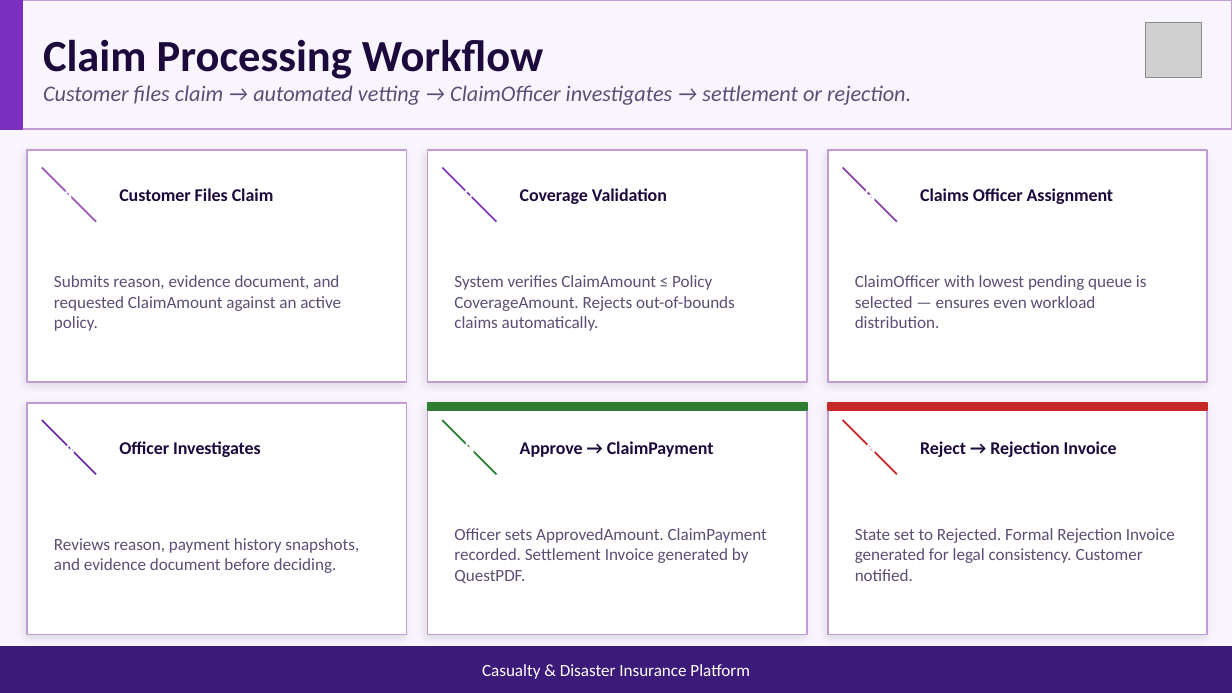
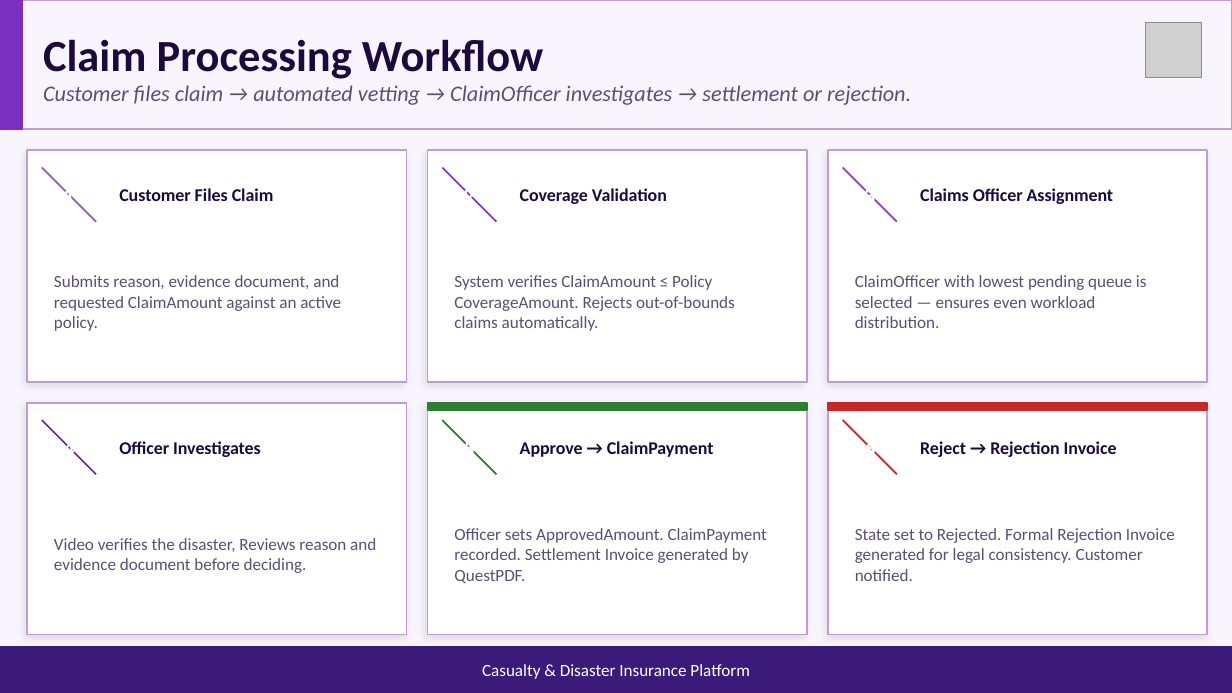
Before and after one commit to goutham4126/GOUTHAM, a slide deck: slide 10 of documents/insurance_capstone.pptx. Drawn at 1232x693 pixels with LibreOffice and Linux fonts; fonts in the diff are those of the drawing; grey boxes stand for pictures. Boxes give left, top, right and bottom in pixels: in the first picture for what was removed or moved away, otherwise in the second. Text is boxed around its words. In the diff, an @@ line names an element or a change of style, - is before the commit and + after.

Commit message:
documents update

```diff
--- a/documents/insurance_capstone.pptx
+++ b/documents/insurance_capstone.pptx
@@ text at box(54, 538, 376, 573): text changed @@
-Reviews reason, payment history snapshots, and evidence document before deciding.
+Video verifies the disaster, Reviews reason and evidence document before deciding.
```
Also in this commit, not shown: 9 other slides changed, 2 other files.
